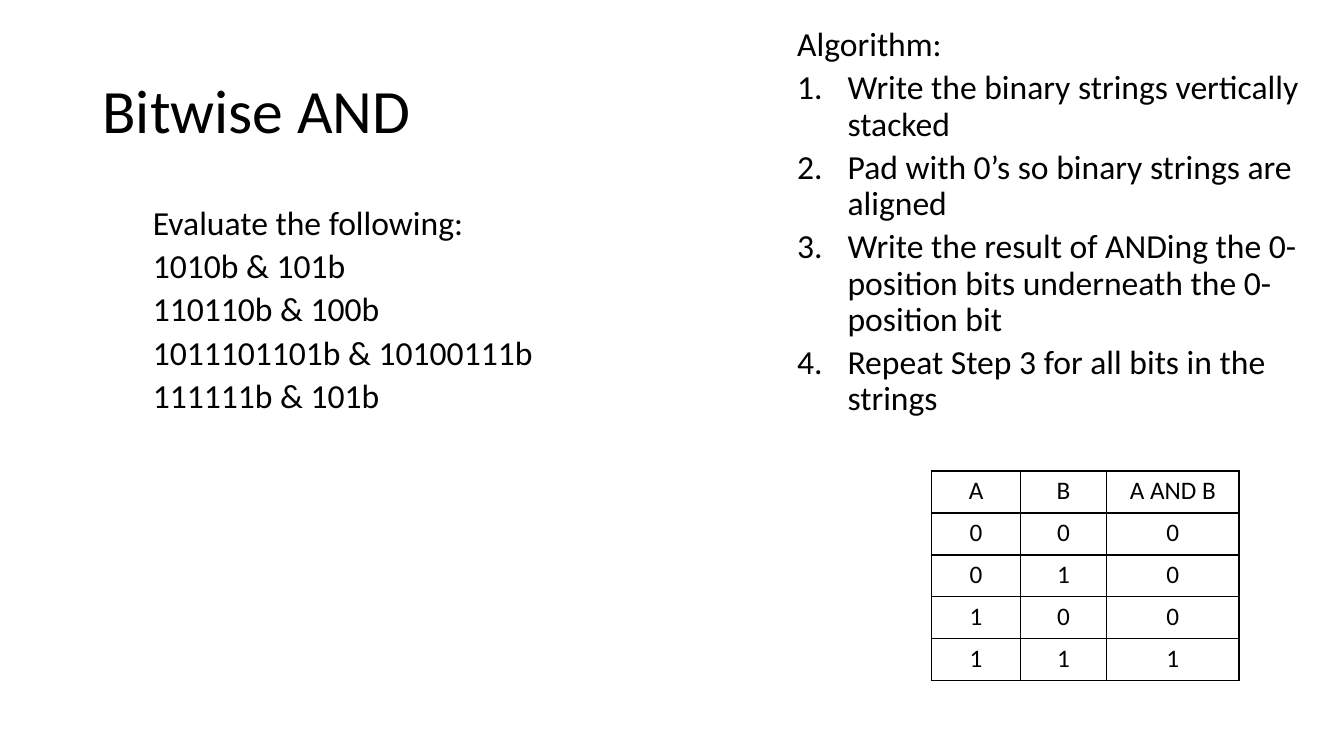
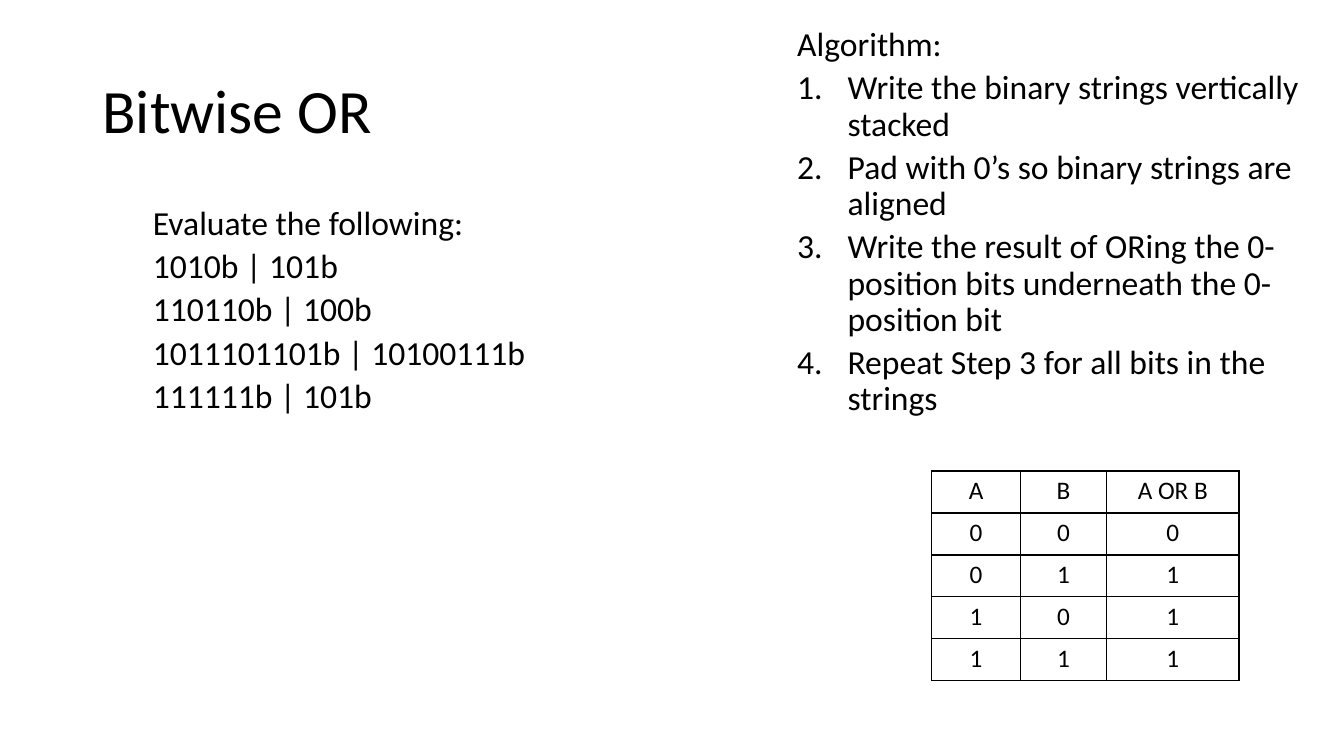
Before and after one commit to MrJoshGross/Course-Curricular-Material, a slide deck: slide 78 of wip/Lecture 5 - More Bitwise Operators.pptx (slide 61 before the commit). Drawn at 1344x756 pixels with LibreOffice and Linux fonts; fonts in the diff are those of the drawing. Boxes give left, top, right and bottom in pixels: in the first picture for what was removed or moved away, otherwise in the second. Text is boxed around its words. In the diff, an @@ line names an element or a change of style, - is before the commit and + after.

Commit message:
Update Lecture 5 - More Bitwise Operators.pptx
finish bitwise and start image example

```diff
--- a/wip/Lecture 5 - More Bitwise Operators.pptx
+++ b/wip/Lecture 5 - More Bitwise Operators.pptx
@@ title at (102, 90, 371, 134): text changed @@
-Bitwise AND
+Bitwise OR
@@ text at (848, 234, 1274, 337): text changed @@
-  3. Write the result of ANDing the 0-position bits underneath the 0-position bit
+  3. Write the result of ORing the 0-position bits underneath the 0-position bit
@@ text at (153, 254, 525, 409): text changed @@
-  1010b & 101b
-  110110b & 100b
-  1011101101b & 10100111b
-  111111b & 101b
+  1010b | 101b
+  110110b | 100b
+  1011101101b | 10100111b
+  111111b | 101b
@@ table at (932, 471, 1239, 681) @@
-row 1, column 3: A AND B
+row 1, column 3: A OR B
-row 3, column 3: 0
+row 3, column 3: 1
-row 4, column 3: 0
+row 4, column 3: 1
```
Also in this commit, not shown: 5 other slides changed, 65 slides added.
